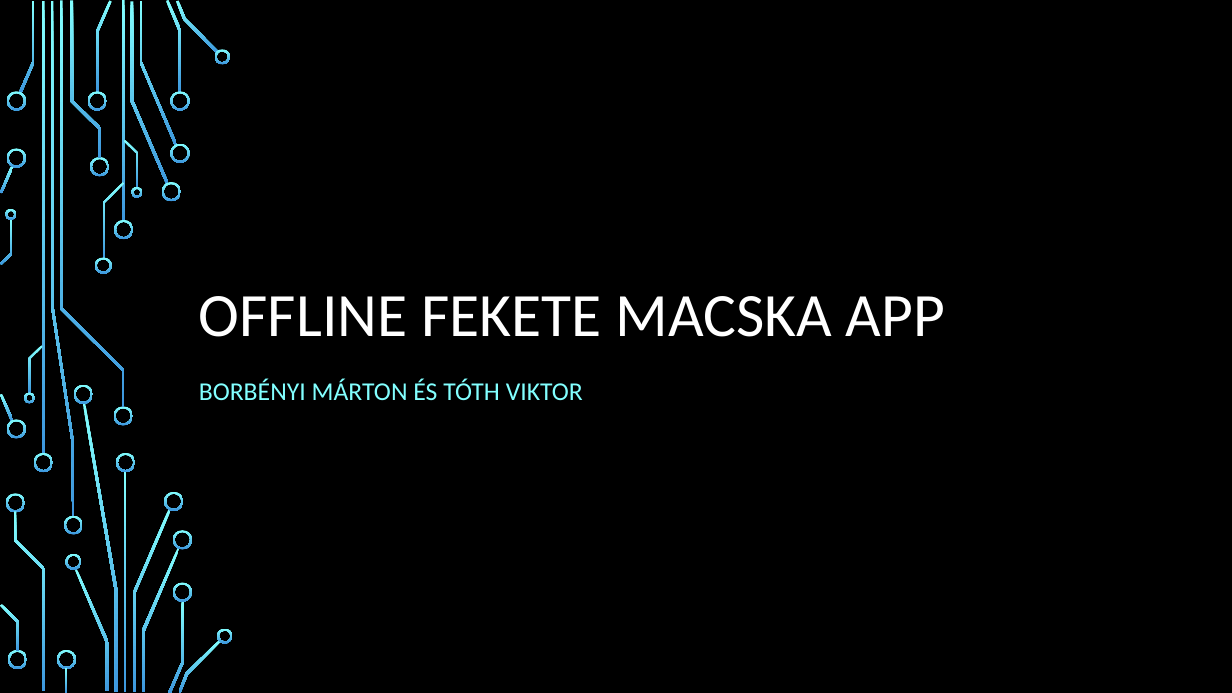
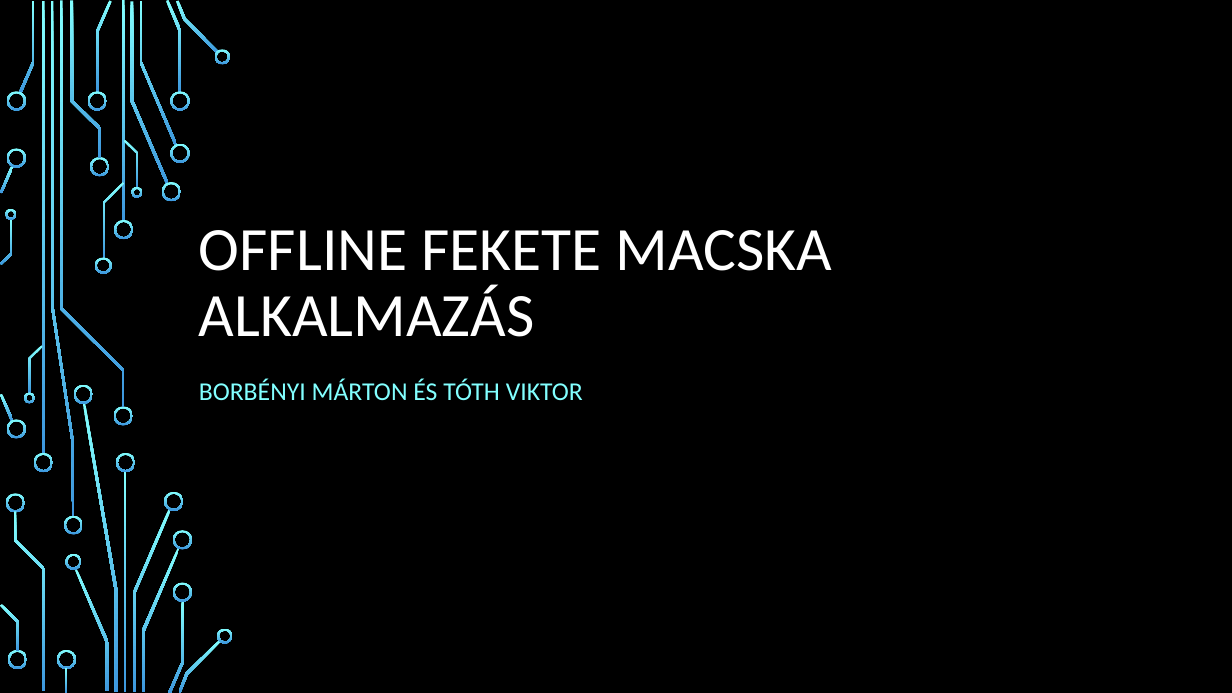
Before and after one commit to tarnag57/Pikkdama, a slide deck: slide 1 of Fekete Macska magyar.pptx. Drawn at 1232x693 pixels with LibreOffice and Linux fonts; fonts in the diff are those of the drawing; background and template pictures are left out. Boxes give left, top, right and bottom in pixels: in the first picture for what was removed or moved away, otherwise in the second. Text is boxed around its words. In the diff, an @@ line names an element or a change of style, - is before the commit and + after.

```diff
--- a/Fekete Macska magyar.pptx
+++ b/Fekete Macska magyar.pptx
@@ title at <box>199,230,831,337</box>: text changed @@
-OFFLINE FEKETE MACSKA APP
+OFFLINE FEKETE MACSKA ALKALMAZÁS
```
Also in this commit, not shown: 2 other slides changed.
